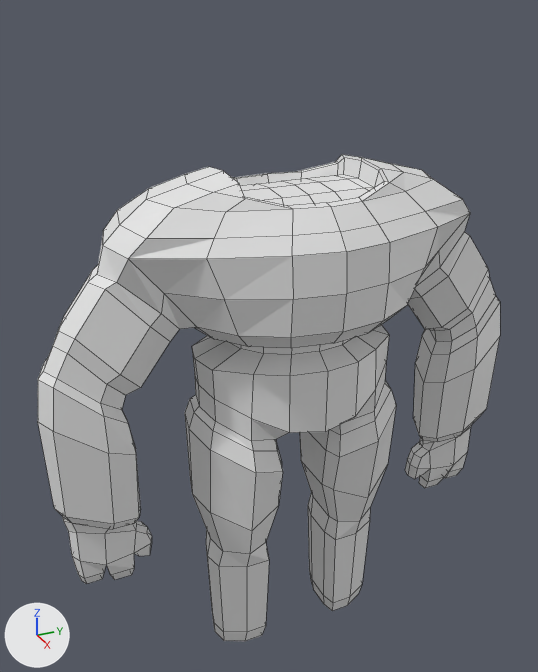
Renders of the Blender file Assets/LightInTheDepths/Models/Golem_02.blend from each side of a commit.
Before and after are seen from a camera (50 mm lens) standing at (5.98, -2.94, 6.56) and looking at (-0.21, -0.16, 3.46). The axes (+X, +Y, +Z) are drawn at lower left. The lights are the same throughout. Mesh edges are drawn as thin lines.
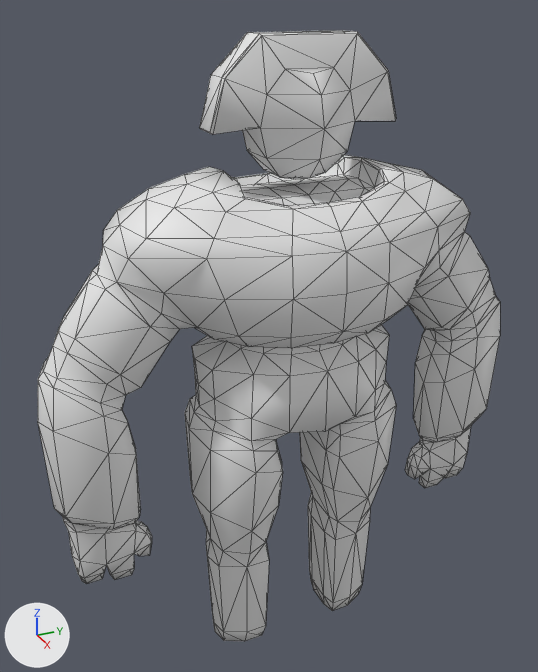
Where the newer file only moved an object's origin or applied its transform, the numbers keep the older frame.

What the commit changed:
me_circle_001 is used by ob_circle; location (0.0, 0.0, 0.0).
me_circle_001 had 325 vertices, 310 faces and spanned x -0.97..1.01, y 0.0..2.48, z 0.0..5.2.
me_circle_001 now has 673 vertices, 1339 faces and spans x -0.97..1.01, y -2.48..2.48, z 0.0..6.29.
me_circle_001 part 1: a new loose piece of 50 vertices spanning x -0.18..0.53, y -0.88..0.88, z 5.06..6.29.
me_circle_001 part 2: 297 vertices added at x -0.9..0.93, y -2.48..-0.23, z 0.0..5.2.
me_circle_001 part 3: 8 kept faces spanning x -0.64..0.64, y 0.32..2.28, z 1.24..5.16 are now shaded smooth.
Object 'Circle' (ob_circle) loses its MIRROR modifier named 'Mirror'.
Modifier setting removed (it was use_axis = (False, True, False)).

Boxes (x1, y1, x2, y2) around the edits, measured in the pictures (538 x 672 px):
'Circle', reshaped, modifiers changed (26% taller): before (38, 155, 500, 641); after (38, 30, 500, 641)
part 1 of me_circle_001, added: after (199, 30, 396, 179)
part 2 of me_circle_001, added: after (38, 167, 347, 641)
part 3 of me_circle_001, shading changed: (363, 169, 404, 201) in both
